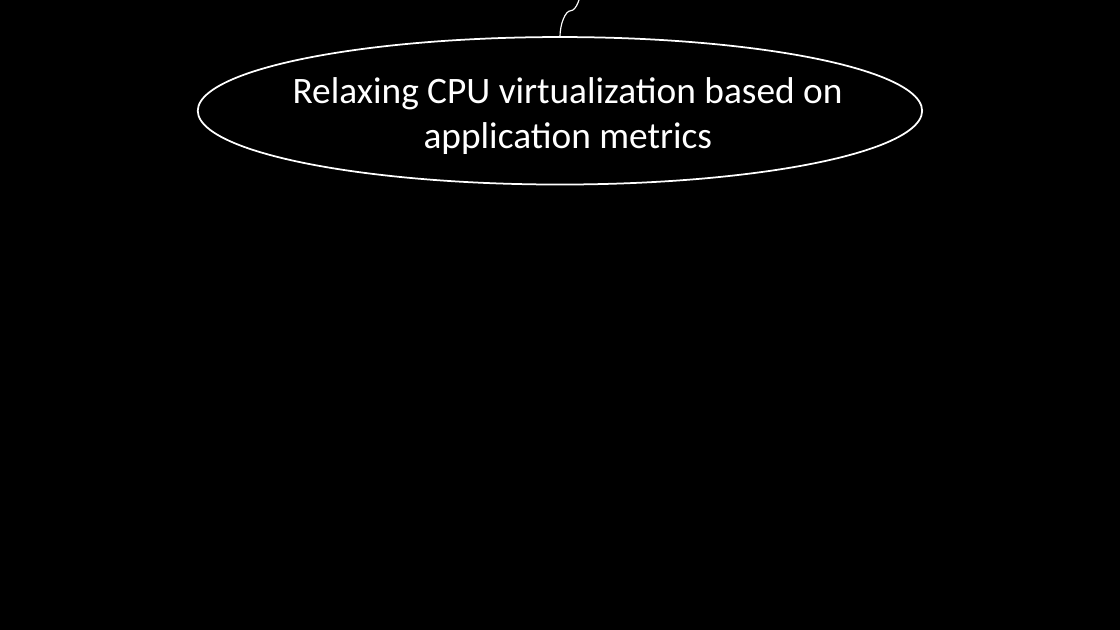
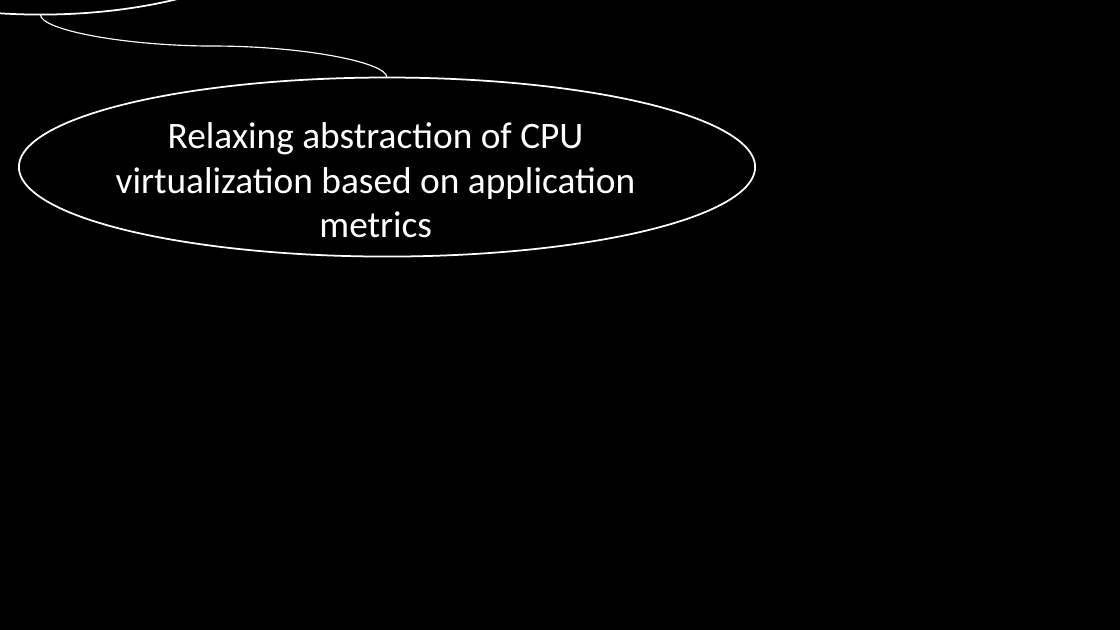
Before and after one commit to minseok127/paper_reviews, a slide deck: slide 25 of operating_system/ghOSt/Shenango.pptx (slide 16 before the commit). Drawn at 1120x630 pixels with LibreOffice and Linux fonts; fonts in the diff are those of the drawing. Boxes give left, top, right and bottom in pixels: in the first picture for what was removed or moved away, otherwise in the second. Text is boxed around its words. In the diff, an @@ line names an element or a change of style, - is before the commit and + after.

```diff
--- a/operating_system/ghOSt/Shenango.pptx
+++ b/operating_system/ghOSt/Shenango.pptx
@@ ellipse added at (0, 0, 310, 15), outline #FFFFFF 1.5 pt @@
@@ curved line added from (40, 14) to (387, 77), #FFFFFF 1 pt @@
@@ curved line removed from (581, 0) to (560, 37) @@
@@ ellipse: place and size @@
-ellipse at (197, 37, 922, 185)
+ellipse at (18, 77, 755, 256)
@@ text at (116, 122, 635, 238): text changed @@
-Relaxing CPU virtualization based on application metrics
+Relaxing abstraction of CPU virtualization based on application metrics
```
Also in this commit, not shown: 3 other slides changed, 9 slides added, 3 other files.
